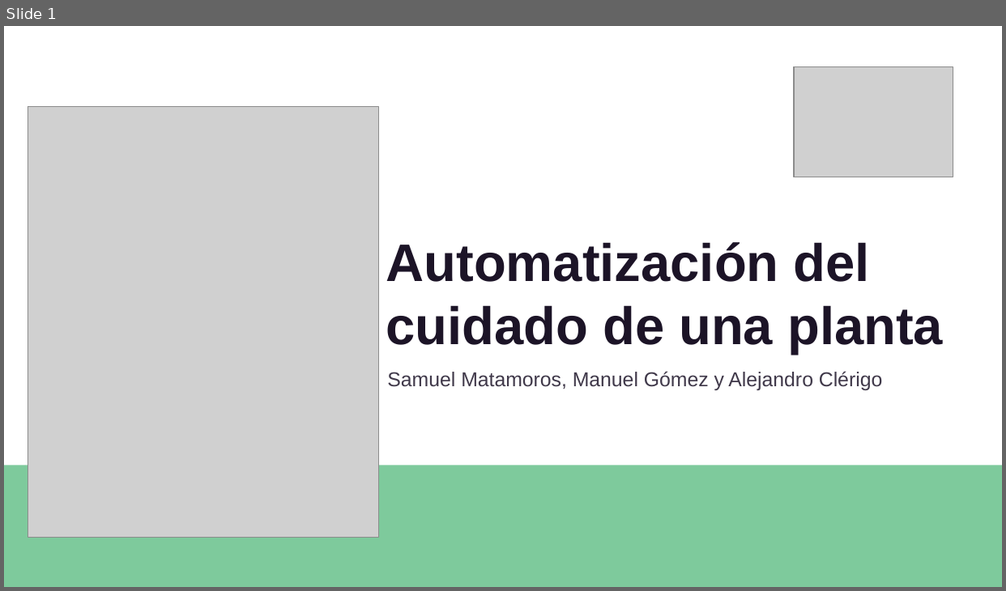
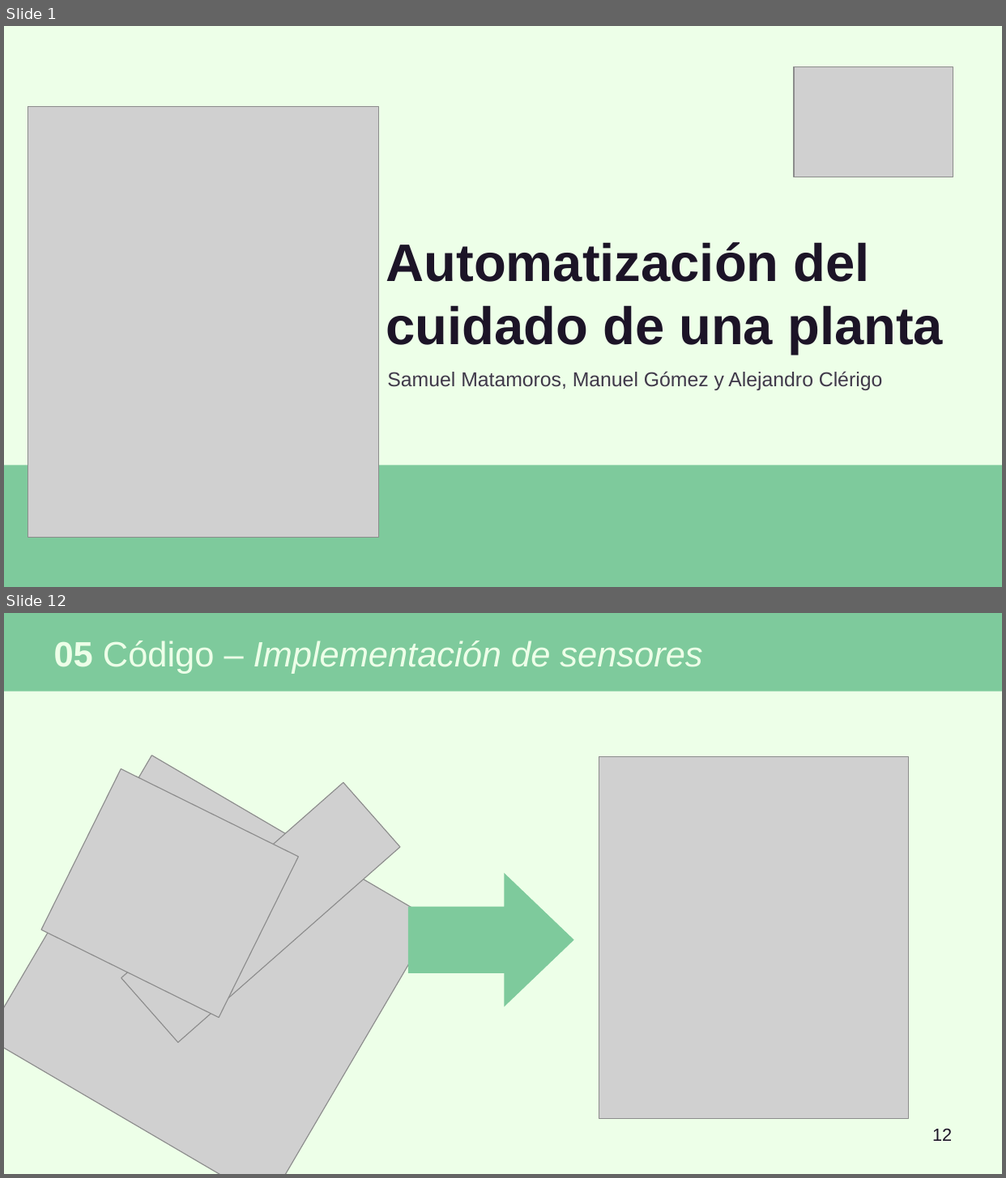
Before and after one commit to SamuelMatamoros/Automating-the-care-of-a-plant, a slide deck: Documentos/Presentación/DefensaProyecto.odp. Shown one above the other, each under a label of ours: slide 1 before the commit, slides 1 and 12 after it; the slides between them are not shown. The pictures are 1006x591 and 1006x1178 pixels, drawn with LibreOffice and Linux fonts; fonts in the diff are those of the drawing; grey boxes stand for pictures. Boxes give left, top, right and bottom in pixels: in the first picture for what was removed or moved away, otherwise in the second. Text is boxed around its words. In the diff, an @@ line names an element or a change of style, - is before the commit and + after.

```diff
--- a/Documentos/Presentación/DefensaProyecto.odp
+++ b/Documentos/Presentación/DefensaProyecto.odp
@@ slide 12 added at (x1=4, y1=613, x2=1002, y2=1174), background #EDFFE8 @@
@@ rectangle added at (x1=4, y1=613, x2=1002, y2=691), fill #7ECA9C @@
@@ title added at (x1=54, y1=641, x2=702, y2=674), 28 pt, text #EDFFE8, italic @@
+05 Código – Implementación de sensores
@@ picture added at (x1=4, y1=756, x2=435, y2=1174) @@
@@ picture added at (x1=600, y1=757, x2=909, y2=1119) @@
@@ picture added at (x1=41, y1=769, x2=299, y2=1018) @@
@@ picture added at (x1=121, y1=783, x2=400, y2=1043) @@
@@ right arrow added at (x1=408, y1=873, x2=573, y2=1007), fill #7ECA9C @@
@@ page number added at (x1=932, y1=1129, x2=952, y2=1141), 14 pt, text #1C1427 @@
+12
@@ slide 1 changed as well @@
@@ background #FFFFFF to #EDFFE8 @@
```
Also in this commit, not shown: 21 other slides added, 1 slide removed, 2 other files.
